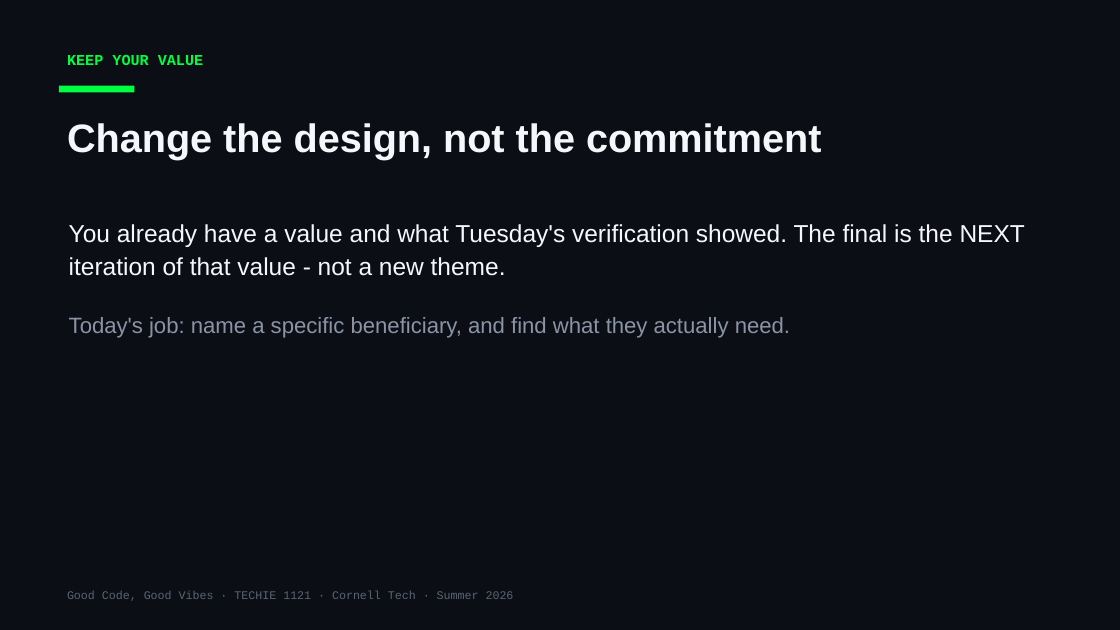
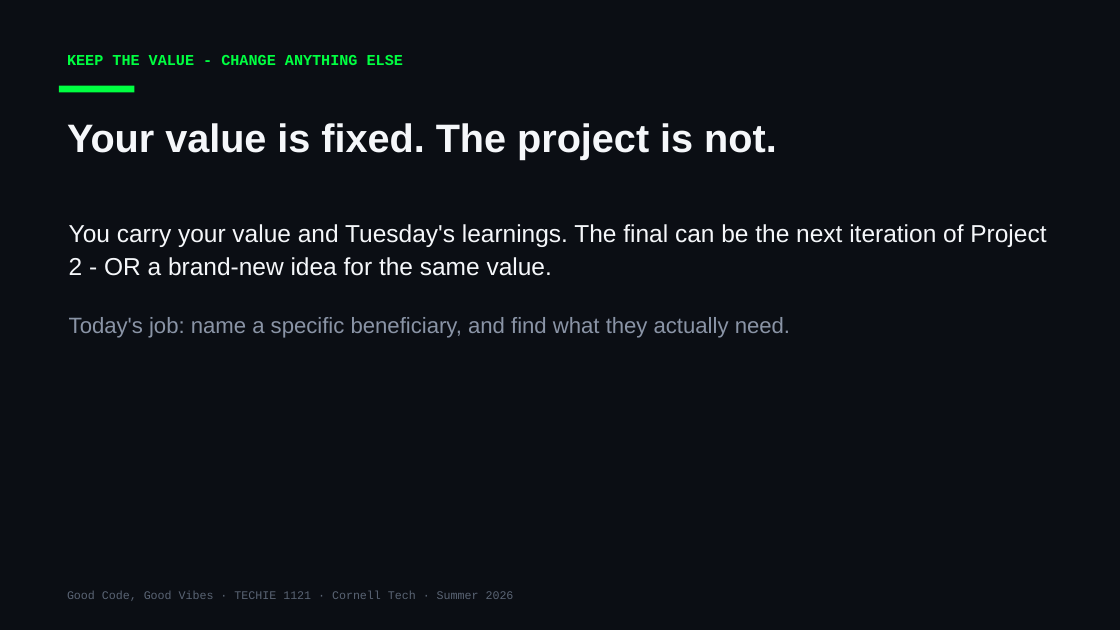
Before and after one commit to Cornell-Tech-Vibe-Coding-Summer-2026/website, a slide deck: slide 4 of slides/Week3-Wed-Working-Day.pptx. Drawn at 1120x630 pixels with LibreOffice and Linux fonts; fonts in the diff are those of the drawing. Boxes give left, top, right and bottom in pixels: in the first picture for what was removed or moved away, otherwise in the second. Text is boxed around its words. In the diff, an @@ line names an element or a change of style, - is before the commit and + after.

```diff
--- a/slides/Week3-Wed-Working-Day.pptx
+++ b/slides/Week3-Wed-Working-Day.pptx
@@ text at bbox=[67, 55, 403, 65]: text changed @@
-KEEP YOUR VALUE
+KEEP THE VALUE - CHANGE ANYTHING ELSE
@@ text at bbox=[67, 123, 777, 160]: text changed @@
-Change the design, not the commitment
+Your value is fixed. The project is not.
@@ text at bbox=[69, 224, 1046, 276]: text changed @@
-You already have a value and what Tuesday's verification showed. The final is the NEXT iteration of that value - not a new theme.
+You carry your value and Tuesday's learnings. The final can be the next iteration of Project 2 - OR a brand-new idea for the same value.
```
Also in this commit, not shown: 1 other slide changed, 1 other file.
